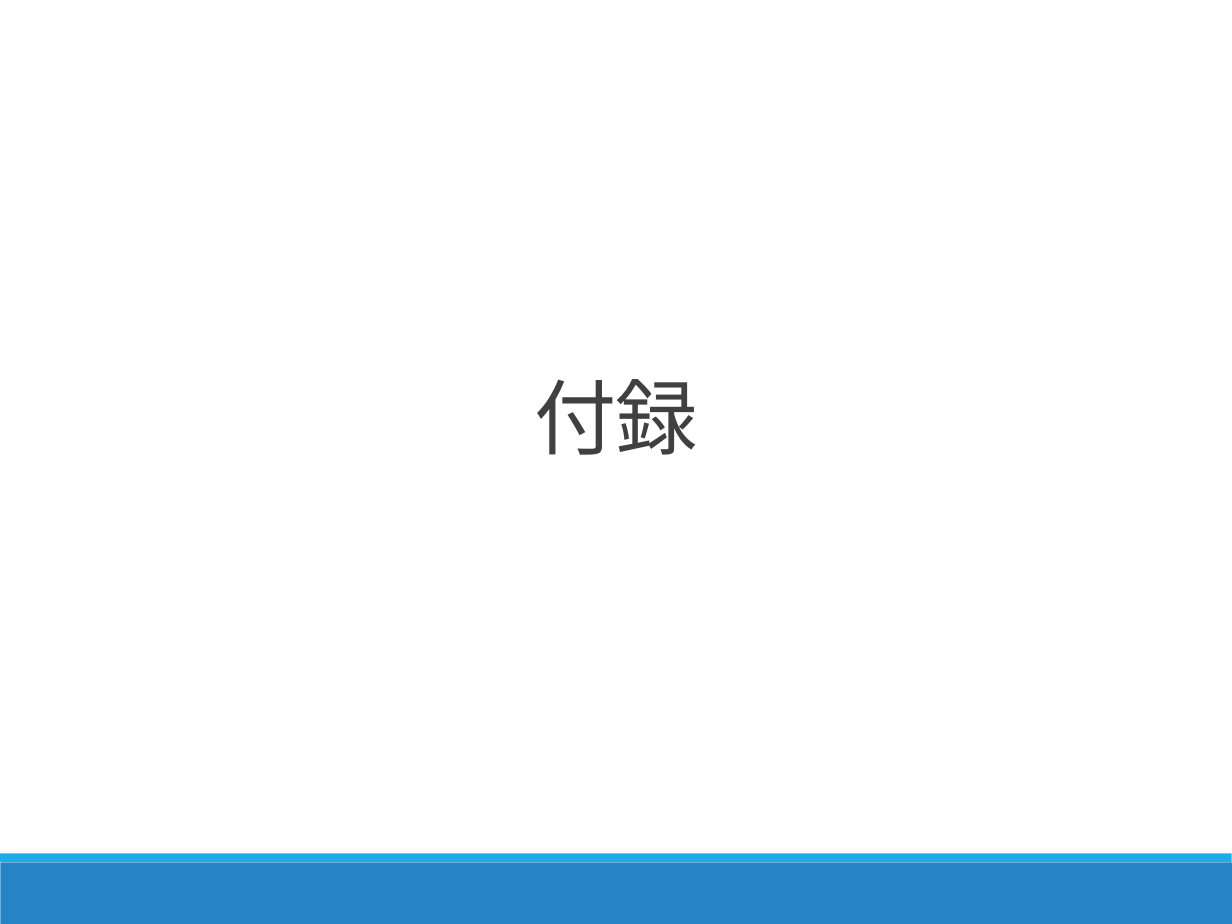
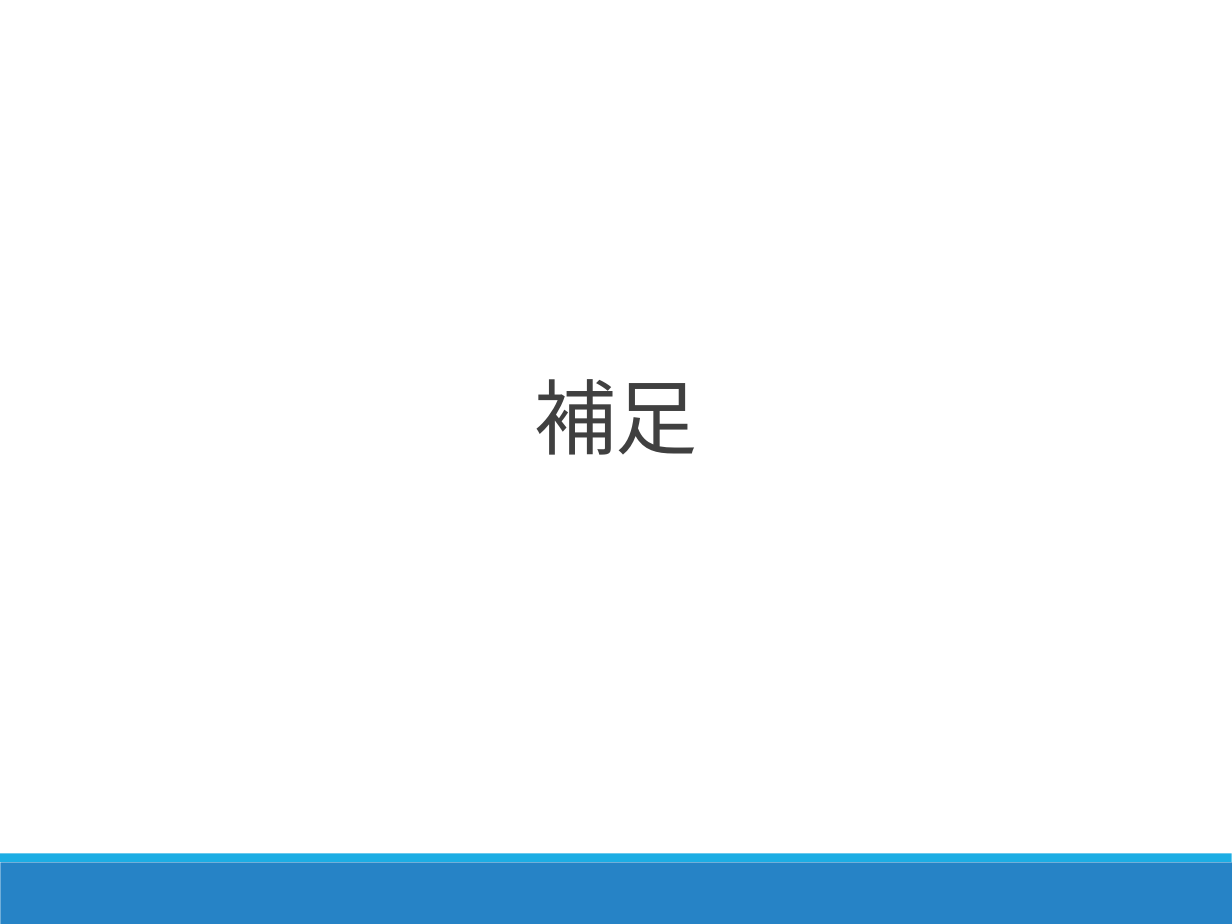
Before and after one commit to Kota0823/Document, a slide deck: slide 37 of 輪講2019-1_鈴木洸太.pptx. Drawn at 1232x924 pixels with LibreOffice and Linux fonts; fonts in the diff are those of the drawing. Boxes give left, top, right and bottom in pixels: in the first picture for what was removed or moved away, otherwise in the second. Text is boxed around its words. In the diff, an @@ line names an element or a change of style, - is before the commit and + after.

```diff
--- a/輪講2019-1_鈴木洸太.pptx
+++ b/輪講2019-1_鈴木洸太.pptx
@@ text at (534,379,697,455): text changed @@
-付録
+補足
```
Also in this commit, not shown: 9 other slides changed, 2 other files.
